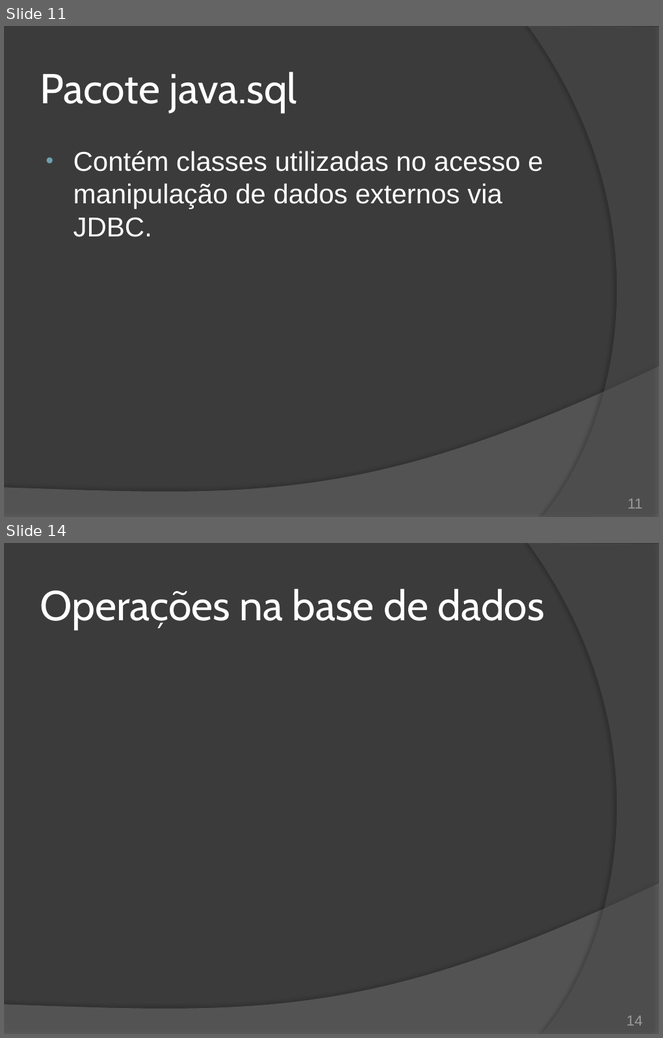
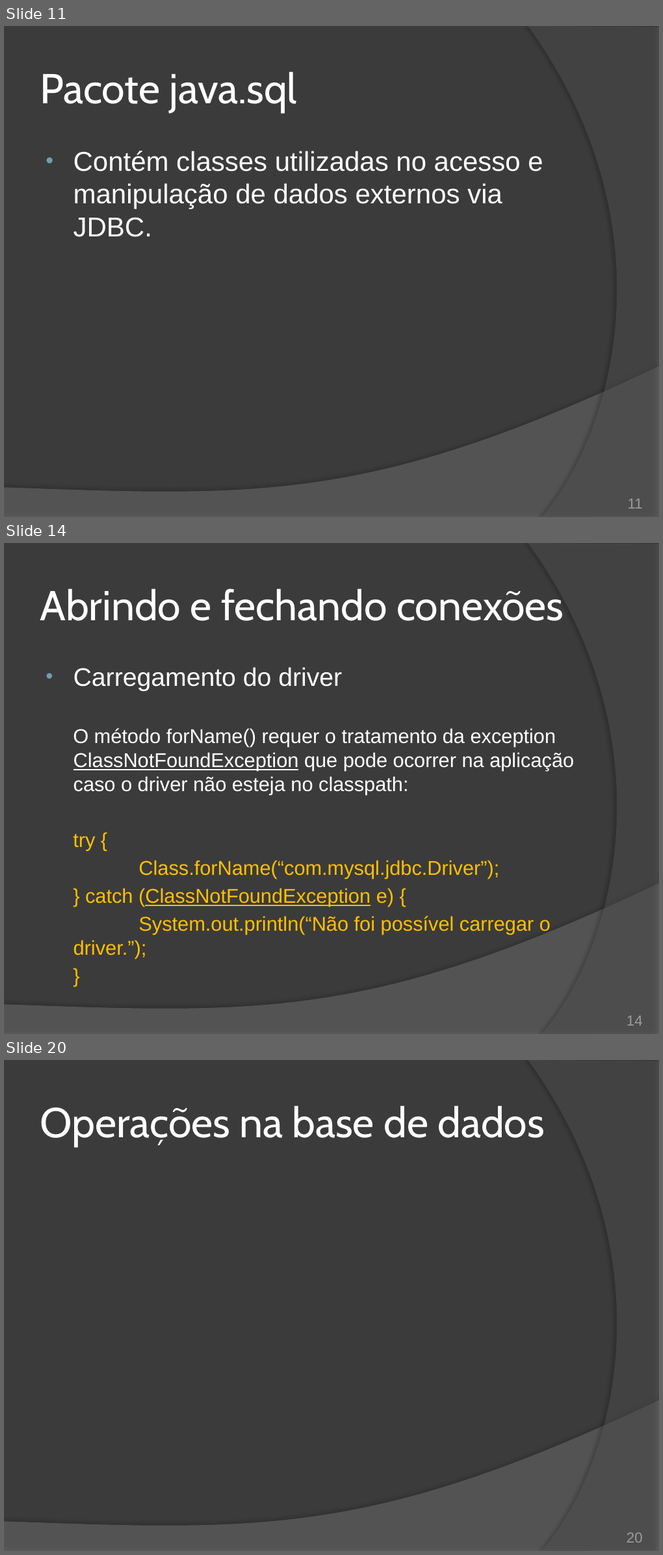
Before and after one commit to duchesqui/slzvieira-training, a slide deck: 2-Java-Programmer-Modulo-II/19.Capitulo11.pptx. Shown one above the other, each under a label of ours: slides 11 and 14 before the commit, slides 11, 14 and 20 after it; the slides between them are not shown. The pictures are 663x1038 and 663x1555 pixels, drawn with LibreOffice and Linux fonts; fonts in the diff are those of the drawing. Boxes give left, top, right and bottom in pixels: in the first picture for what was removed or moved away, otherwise in the second. Text is boxed around its words. In the diff, an @@ line names an element or a change of style, - is before the commit and + after.

Commit message:
JDBC: Carregamento do driver, URL de conexão, DriverManager e Connection.

```diff
--- a/2-Java-Programmer-Modulo-II/19.Capitulo11.pptx
+++ b/2-Java-Programmer-Modulo-II/19.Capitulo11.pptx
@@ slide 14 added at bbox=[4, 543, 659, 1034], background #3B3B3B; not listed: 2 template elements that a slide beside it also shows @@
@@ title added at bbox=[40, 589, 564, 621], 46 pt, text #FFFFFF @@
+Abrindo e fechando conexões
@@ text added at bbox=[73, 667, 574, 959], 22 pt, text #FFFFFF @@
+• Carregamento do driver
+O método forName() requer o tratamento da exception ClassNotFoundException que pode ocorrer na aplicação caso o driver não esteja no classpath:
+try {
+Class.forName(“com.mysql.jdbc.Driver”);
+} catch (ClassNotFoundException e) {
+System.out.println(“Não foi possível carregar o driver.”);
+}
@@ page number added at bbox=[627, 1016, 643, 1026], 16 pt, text #9D9B9A @@
+14
@@ what was slide 14 is now slide 20 @@
@@ page number at bbox=[627, 1533, 643, 1543]: text changed @@
-14
+20
```
Also in this commit, not shown: 2 slides changed, 5 other slides added.
